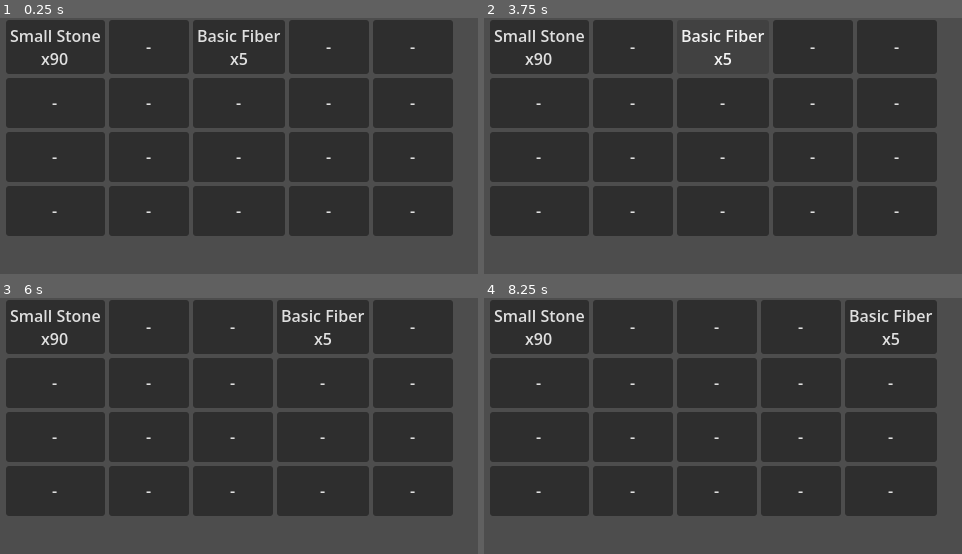
Above: before the commit, frames 1-4 (two rows, left to right).
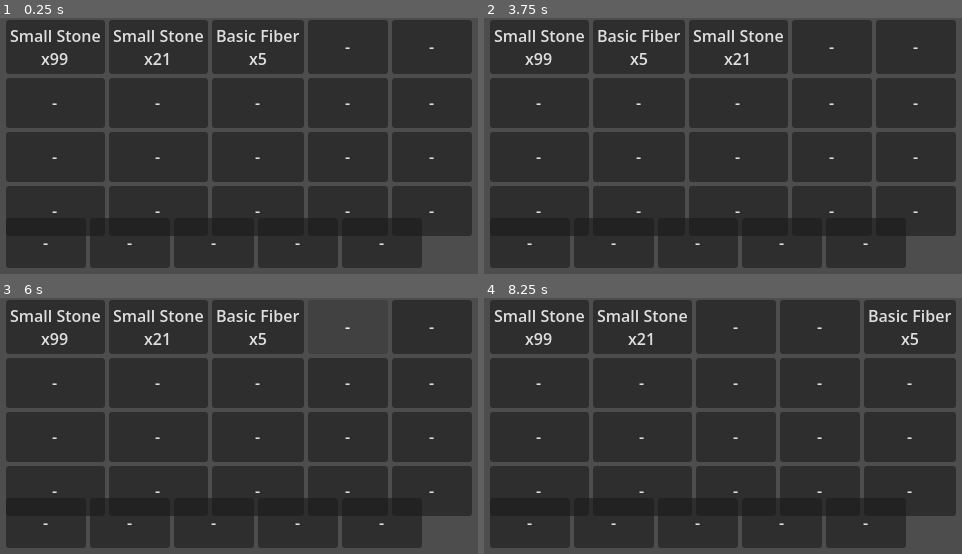
Above: after the commit, the same moments.

Repository: jonjud/P03
Game: Godot game, scene res://scenes/ui_test.tscn
Same seed, same stepped clock (60 frames per second), same inputs: the game is played once before the commit and once after it. This scene is started directly instead of the project's main scene.
Inputs (mouse positions are in pixels of both pictures, inside the frame that each line leads up to):
- Up to frame 1 (0.25 s): no input
- Up to frame 2 (3.75 s): click (541, 46) at 0.5 s, where only the run before the commit has a clickable "Small Stone x90"; click (541, 46) at 1.25 s, where only the run after the commit has a clickable "Small Stone x99"; click "-" at 2 s; click (641, 46) at 2.75 s, where only the run after the commit has a clickable "Small Stone x21"; click "Basic Fiber x5" at 3.5 s
- Up to frame 3 (6 s): click "Basic Fiber x5" at 4.25 s; click (253, 326) at 5 s, where only the run after the commit has a clickable "Small Stone x21"; click "-" at 5.75 s
- Up to frame 4 (8.25 s): click "-" at 6.5 s; click "Basic Fiber x5" at 7.25 s; click "-" at 8 s

The runs differ from the first frame. In frame 1, 19% of the frame differs, in the area x 1-99%, y 0-98%; in frame 2, 19%; in frame 3, 19%; in frame 4, 19%.

Commit message:
feat: add second inventory view and transfer between inventories

Diff:
--- a/scenes/ui_test.tscn
+++ b/scenes/ui_test.tscn
@@ -7,3 +7,7 @@
 script = ExtResource("1_i6be1")
 
 [node name="InventoryView" parent="." unique_id=1462244761 instance=ExtResource("1_ieiqf")]
+
+[node name="InventoryViewB" parent="." unique_id=1313410560 instance=ExtResource("1_ieiqf")]
+offset_top = 200.0
+offset_bottom = 380.0
--- a/scripts/inventory_view.gd
+++ b/scripts/inventory_view.gd
@@ -2,13 +2,12 @@
 
 var inv : Inventory
 
-# [ขั้น 1] สถานะการเลือกช่องบนหน้าจอ
-# -1 หมายถึงยังไม่ได้เลือกช่องไหน
-# เป็น UI state ไม่ใช่ข้อมูลที่เก็บใน Inventory
+
 var selected : int = -1
 
 @onready var grid_con : GridContainer = $GridContainer
 
+signal slot_clicked(index: int)
 
 func _ready() -> void:
 	pass
@@ -45,20 +44,4 @@
 
 
 func _on_cell_pressed(i : int) -> void:
-	# [ขั้น 2] กรณีที่ 1: ยังไม่ได้เลือกช่องต้นทาง
-	if selected == -1:
-		# ตรวจสอบว่าช่องอยู่ใน Array จริง และมีไอเทม
-		if i < inv.slots.size() and inv.slots[i].item_data != null:
-			selected = i
-			print("Selected slot:", selected)
-		# ถ้าเป็นช่องว่าง จะไม่ทำอะไร
-		return
-
-	# กรณีที่ 2: เลือกช่องต้นทางไว้แล้ว
-	var result = inv.move_slots(selected, i)
-	# ยกเลิกการเลือกช่องต้นทางหลังจากลองย้าย
-	selected = -1
-	# [ขั้น 3] แสดงเหตุผลของผลลัพธ์ก่อน
-	print("Move result reason:", result["reason"])
-	# [ขั้น 4] อัปเดตหน้าจอให้ตรงกับ Inventory
-	refresh()
+	slot_clicked.emit(i)
--- a/scripts/ui_test.gd
+++ b/scripts/ui_test.gd
@@ -1,13 +1,42 @@
 extends Node
 
+var db : ItemDatabase = ItemDatabase.new()
+var inv : Inventory = Inventory.new()
+var invB : Inventory = Inventory.new()
 
-# Called when the node enters the scene tree for the first time.
+# ช่องที่เลือกไว้: อยู่กระเป๋าไหน (null = ยังไม่ได้เลือก) และช่องที่เท่าไหร่
+var selected_inv : Inventory = null
+var selected_index : int = -1
+
 func _ready() -> void:
-	var db : ItemDatabase = ItemDatabase.new()
 	db.load_from_directory("res://data/")
-	var inv : Inventory = Inventory.new()
+	invB.max_slots = 5
 	inv.add_to_existing_stacks(db, &"stone_00", 120)
 	inv.add_to_existing_stacks(db, &"fiber_00", 5)
 	$InventoryView.bind(inv)
-	inv.remove_item(db,&"stone_00",30)
+	$InventoryViewB.bind(invB)
+	# สัญญาณส่ง index มาก่อน แล้ว bind ต่อท้ายว่า "คลิกมาจากกระเป๋าไหน"
+	$InventoryView.slot_clicked.connect(_on_view_clicked.bind(inv))
+	$InventoryViewB.slot_clicked.connect(_on_view_clicked.bind(invB))
+
+func _on_view_clicked(i : int , clicked_inv : Inventory) -> void:
+	# คลิกแรก: เลือกช่องต้นทาง (ต้องมีของ)
+	if selected_inv == null :
+		if i < clicked_inv.slots.size() and clicked_inv.slots[i].item_data != null :
+			selected_inv = clicked_inv
+			selected_index = i
+			print("Selected slot ", i)
+		return
+	# คลิกที่สอง
+	var result : Dictionary
+	if selected_inv == clicked_inv : #ใช้ selected และ clicked_inv เพื่อแยกระหว่างกระเป๋าเดียวกันและคนละกระเป๋า
+		result = clicked_inv.move_slots(selected_index, i)
+		print("Move result: ", result["reason"])
+	else :
+		var slot : InventorySlot = selected_inv.slots[selected_index]
+		result = selected_inv.transfer_to(clicked_inv, db, slot.item_data.id, slot.quantity)
+		print("Transfer result: ", result["reason"])
+	selected_inv = null
+	selected_index = -1
 	$InventoryView.refresh()
+	$InventoryViewB.refresh()
